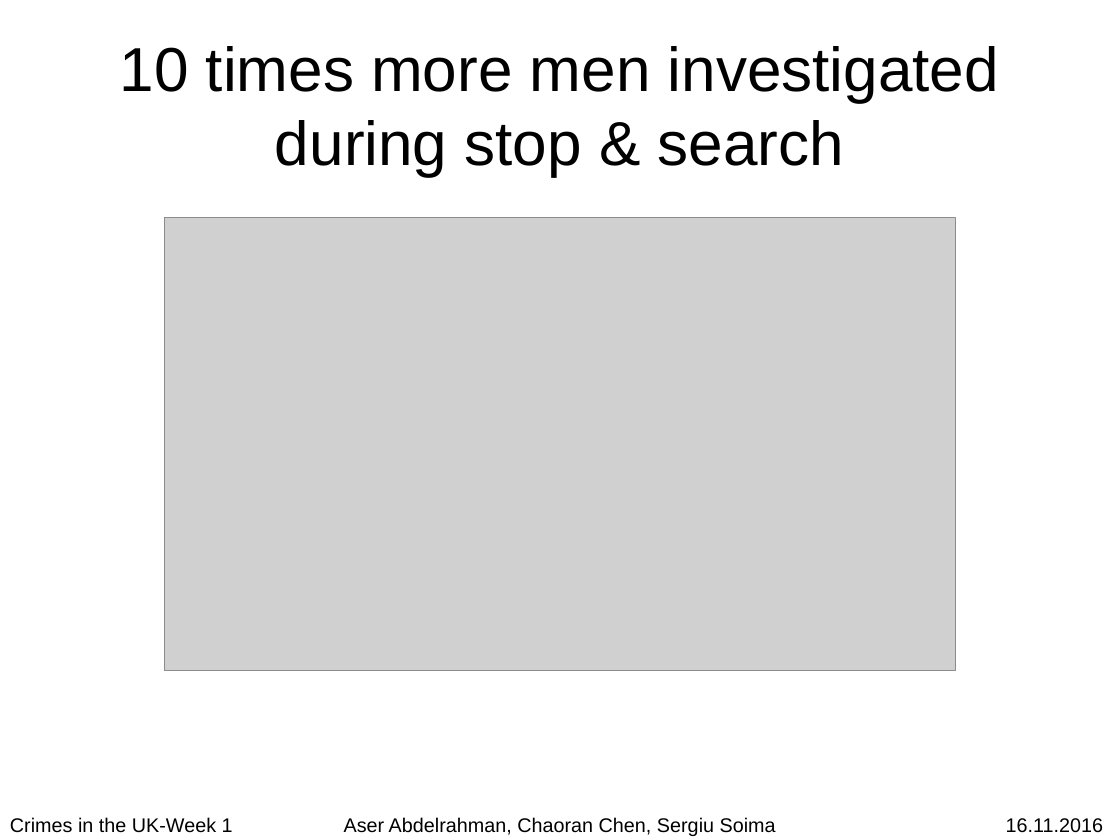
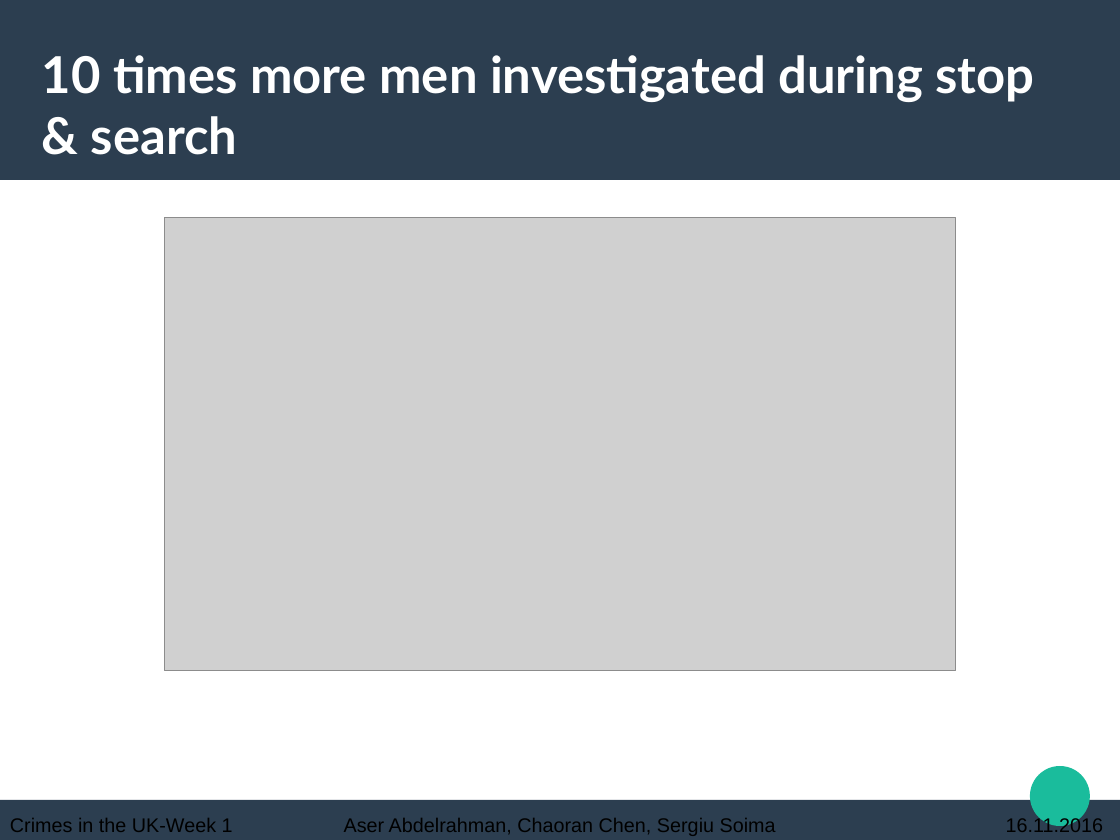
Before and after one commit to chaoran-chen/data-mining-lab-ws1617-crimes-in-uk, a slide deck: slide 8 of wiki/week-01/week-01-presentation.odp (slide 6 before the commit). Drawn at 1120x840 pixels with LibreOffice and Linux fonts; fonts in the diff are those of the drawing; grey boxes stand for pictures. Boxes give left, top, right and bottom in pixels: in the first picture for what was removed or moved away, otherwise in the second. Text is boxed around its words. In the diff, an @@ line names an element or a change of style, - is before the commit and + after.

```diff
--- a/wiki/week-01/week-01-presentation.odp
+++ b/wiki/week-01/week-01-presentation.odp
@@ rectangle added at box(0, 0, 1120, 180), fill #2C3E50 @@
@@ title "10 times more men investigated ..." at box(42, 55, 1034, 155): size 44 to 36 pt, font Arial to Lato, text colour #000000 to #FFFFFF, bold on; alignment centre to left @@
@@ ellipse added at box(1031, 766, 1091, 826), fill #1ABC9C @@
@@ rectangle added at box(0, 800, 1120, 839), fill #2C3E50 @@
```
Also in this commit, not shown: 7 other slides changed, 3 slides added.
